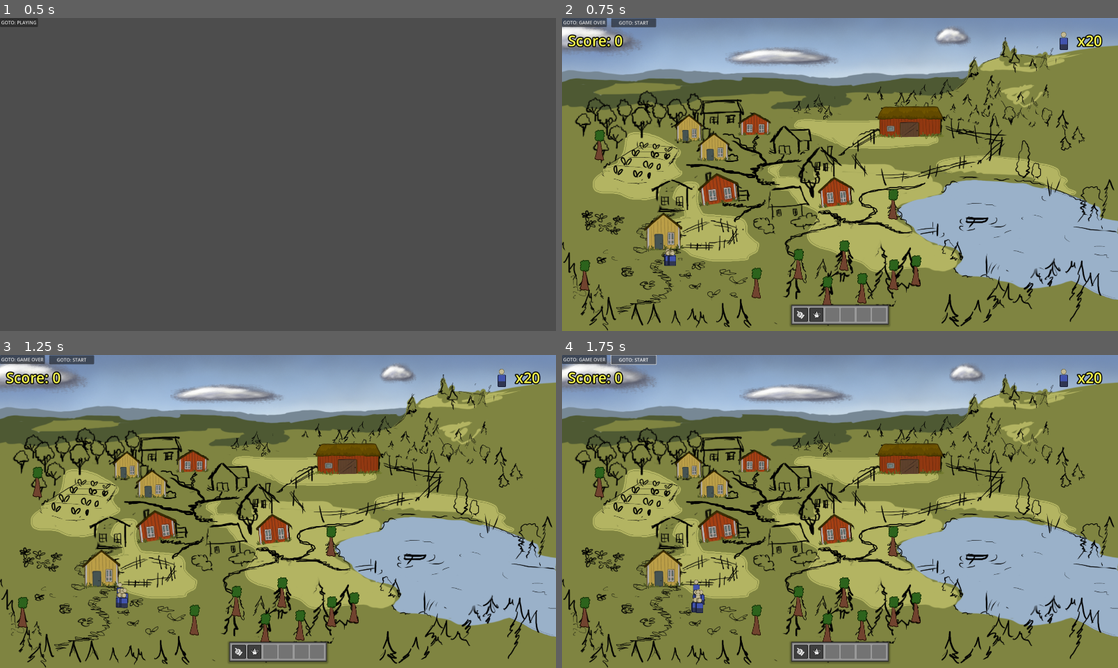
Above: before the commit, frames 1-4 (two rows, left to right).
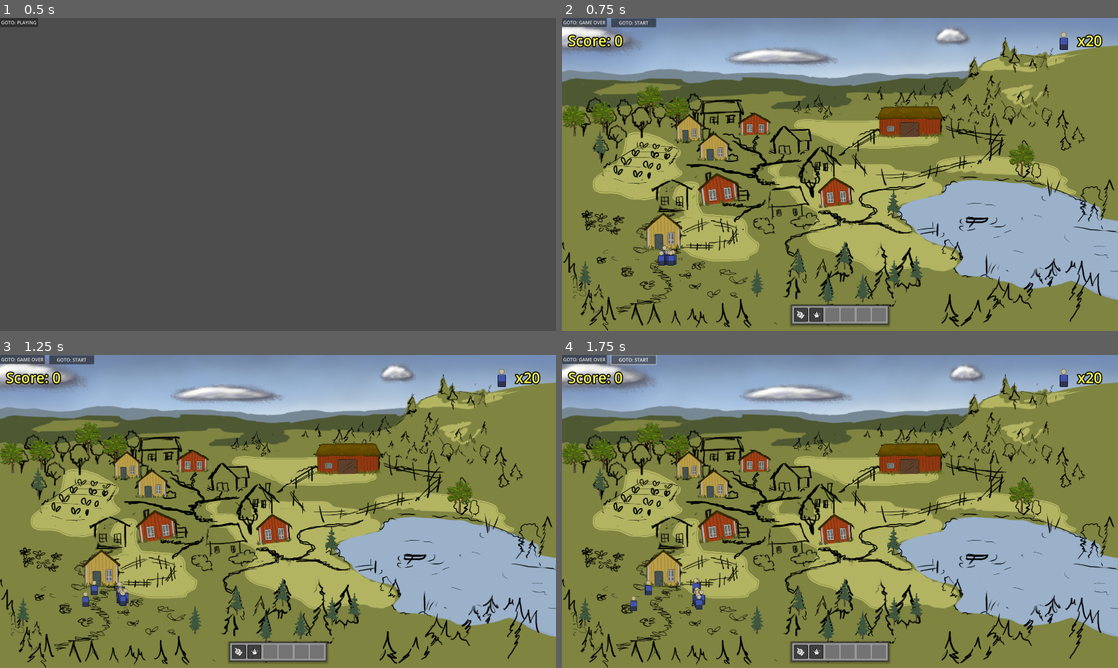
Above: after the commit, the same moments.

Repository: arget4me/cosyville
Game: Godot game, scene res://Scenes/main_scene.tscn
Same seed, same stepped clock (60 frames per second), same inputs: the game is played once before the commit and once after it.
Inputs:
- Up to frame 1 (0.5 s): no input
- Up to frame 2 (0.75 s): click "GOTO: PLAYING" at 0.5 s
- Up to frame 3 (1.25 s): no input
- Up to frame 4 (1.75 s): click "GOTO: START" at 1.25 s

Frame 1 is identical in both runs. In frame 2, 2.7% of the frame differs, in the area x 0-85%, y 21-92%; in frame 3, 2.8%; in frame 4, 2.9%.

Commit message:
Add textures, place trees and randomize textures

Diff:
--- a/Scenes/Chaos/FireTree.tscn
+++ b/Scenes/Chaos/FireTree.tscn
@@ -1,9 +1,11 @@
-[gd_scene load_steps=6 format=3 uid="uid://74idepem82pk"]
+[gd_scene load_steps=8 format=3 uid="uid://74idepem82pk"]
 
 [ext_resource type="Script" path="res://Scripts/Chaos/fire_tree.gd" id="1_yah28"]
 [ext_resource type="Texture2D" uid="uid://bourbn4gtr4lr" path="res://art/world/Props/Tree.PNG" id="2_i8xu2"]
+[ext_resource type="Script" path="res://Scripts/SetRandomSprite.gd" id="3_as5y0"]
 [ext_resource type="PackedScene" uid="uid://cbycy8bbyocpe" path="res://Scenes/Clicking/clickable.tscn" id="3_qv68i"]
 [ext_resource type="Script" path="res://Scripts/Chaos/chaos_triggerable.gd" id="4_iih2h"]
+[ext_resource type="Texture2D" uid="uid://cglod62rgxd8e" path="res://art/world/Props/Tree_02.PNG" id="4_o6ar8"]
 [ext_resource type="PackedScene" uid="uid://dymkfwg58tqik" path="res://Scenes/Chaos/damage_area.tscn" id="5_tyk5l"]
 
 [node name="FireTree" type="Node2D"]
@@ -15,6 +17,8 @@
 scale = Vector2(0.320001, 0.44)
 texture = ExtResource("2_i8xu2")
 offset = Vector2(0, -102.01)
+script = ExtResource("3_as5y0")
+sprites = Array[Texture2D]([ExtResource("4_o6ar8")])
 
 [node name="Clickable" parent="." instance=ExtResource("3_qv68i")]
 position = Vector2(2, -43)
--- /dev/null
+++ b/Scenes/Chaos/FireTree_Apples.tscn
@@ -0,0 +1,39 @@
+[gd_scene load_steps=9 format=3 uid="uid://drcremtc81tqt"]
+
+[ext_resource type="Script" path="res://Scripts/Chaos/fire_tree.gd" id="1_ki5cj"]
+[ext_resource type="Texture2D" uid="uid://bncinem4im3j6" path="res://art/world/Props/Tree_Apples_02.PNG" id="2_rs20t"]
+[ext_resource type="Script" path="res://Scripts/SetRandomSprite.gd" id="3_dveex"]
+[ext_resource type="Texture2D" uid="uid://m4ug06o5kbwi" path="res://art/world/Props/Tree_Apples.PNG" id="4_0f0vi"]
+[ext_resource type="Texture2D" uid="uid://b5fw6vi8bm0q6" path="res://art/world/Props/Tree_03.PNG" id="5_obpww"]
+[ext_resource type="PackedScene" uid="uid://cbycy8bbyocpe" path="res://Scenes/Clicking/clickable.tscn" id="6_1lgff"]
+[ext_resource type="Script" path="res://Scripts/Chaos/chaos_triggerable.gd" id="7_vg2t8"]
+[ext_resource type="PackedScene" uid="uid://dymkfwg58tqik" path="res://Scenes/Chaos/damage_area.tscn" id="8_xq26l"]
+
+[node name="FireTree_Apples" type="Node2D"]
+y_sort_enabled = true
+script = ExtResource("1_ki5cj")
+
+[node name="Sprite2D" type="Sprite2D" parent="."]
+position = Vector2(0, -1)
+texture = ExtResource("2_rs20t")
+offset = Vector2(0, -52.435)
+script = ExtResource("3_dveex")
+sprites = Array[Texture2D]([ExtResource("4_0f0vi"), ExtResource("5_obpww")])
+
+[node name="Clickable" parent="." instance=ExtResource("6_1lgff")]
+position = Vector2(2, -48)
+scale = Vector2(1.18828, 1.89487)
+pointer_state = 1
+clicking_is_enabled = false
+
+[node name="ChaosTriggerable" type="Node" parent="."]
+script = ExtResource("7_vg2t8")
+trigger_probability = 0.02
+cooldown_time = 30.0
+
+[node name="DamageArea" parent="." instance=ExtResource("8_xq26l")]
+position = Vector2(2, -44)
+scale = Vector2(4, 6.959)
+
+[connection signal="on_clicked" from="Clickable" to="." method="_on_clickable_on_clicked"]
+[connection signal="trigger_chaos" from="ChaosTriggerable" to="." method="_on_node_trigger_chaos"]
--- a/Scenes/cosy_village_clicking_example.tscn
+++ b/Scenes/cosy_village_clicking_example.tscn
@@ -8,6 +8,7 @@
 [ext_resource type="PackedScene" uid="uid://702f3n8od2c0" path="res://Scenes/World/house_red.tscn" id="7_af8d8"]
 [ext_resource type="PackedScene" uid="uid://bvi118sov2jxo" path="res://Scenes/World/house_yellow.tscn" id="8_dkhfv"]
 [ext_resource type="PackedScene" uid="uid://b16bki12o36mf" path="res://Scenes/World/ladan.tscn" id="8_gfc0v"]
+[ext_resource type="PackedScene" uid="uid://drcremtc81tqt" path="res://Scenes/Chaos/FireTree_Apples.tscn" id="9_lrgvo"]
 
 [node name="CosyVillage" type="Node2D"]
 
@@ -90,3 +91,18 @@
 [node name="House_Yellow3" parent="YSORT" instance=ExtResource("8_dkhfv")]
 position = Vector2(439, 432)
 scale = Vector2(0.860967, 0.969581)
+
+[node name="FireTree_Apples3" parent="YSORT" instance=ExtResource("9_lrgvo")]
+position = Vector2(144, 398)
+
+[node name="FireTree_Apples4" parent="YSORT" instance=ExtResource("9_lrgvo")]
+position = Vector2(400, 380)
+
+[node name="FireTree_Apples5" parent="YSORT" instance=ExtResource("9_lrgvo")]
+position = Vector2(306, 342)
+
+[node name="FireTree_Apples6" parent="YSORT" instance=ExtResource("9_lrgvo")]
+position = Vector2(44, 410)
+
+[node name="FireTree_Apples7" parent="YSORT" instance=ExtResource("9_lrgvo")]
+position = Vector2(1590, 544)
--- /dev/null
+++ b/Scripts/SetRandomSprite.gd
@@ -0,0 +1,11 @@
+extends Sprite2D
+
+@export var sprites : Array[Texture2D]
+@onready var random = RandomNumberGenerator.new()
+
+# Called when the node enters the scene tree for the first time.
+func _ready() -> void:
+	random.randomize()
+	sprites.append(texture)
+	var index = random.randi_range(0, len(sprites) -1)
+	texture = sprites[index]
Not shown: 1 places in Scenes/cosy_village_clicking_example.tscn that only renumber resources
Binary file added: art/fire/fire_01.PNG
Not shown, added: art/fire/fire_01.PNG.import
Binary file added: art/fire/fire_02.PNG
Not shown, added: art/fire/fire_02.PNG.import
Binary file changed: art/world/Props/Tree.PNG
Binary file added: art/world/Props/Tree_02.PNG
Not shown, added: art/world/Props/Tree_02.PNG.import
Binary file added: art/world/Props/Tree_03.PNG
Not shown, added: art/world/Props/Tree_03.PNG.import
Binary file added: art/world/Props/Tree_Apples.PNG
Not shown, added: art/world/Props/Tree_Apples.PNG.import
(and 2 more such lines)
